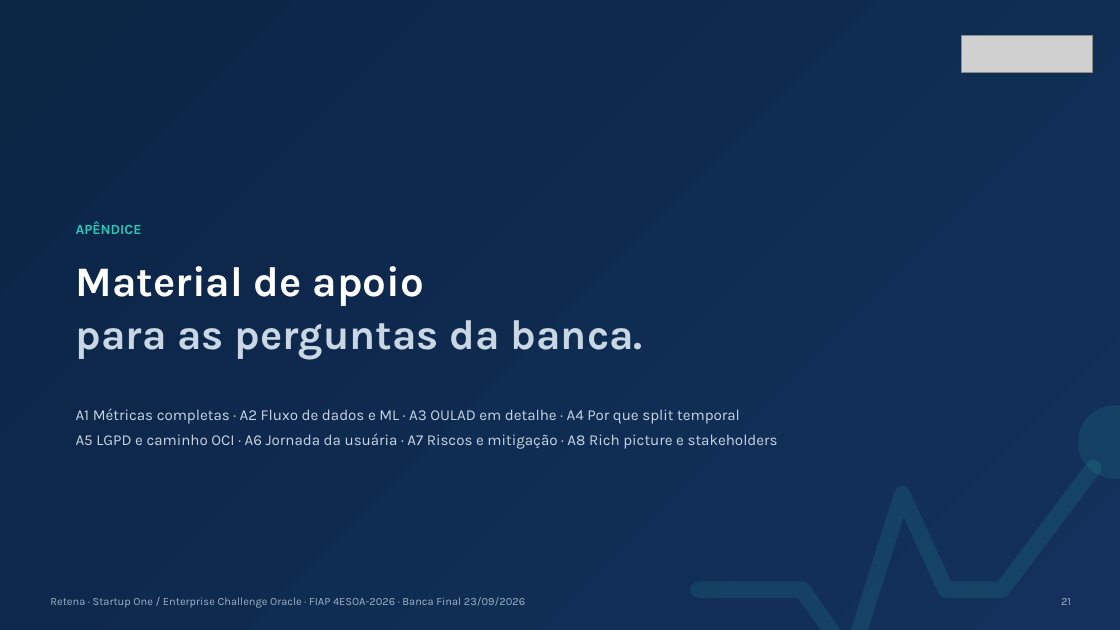
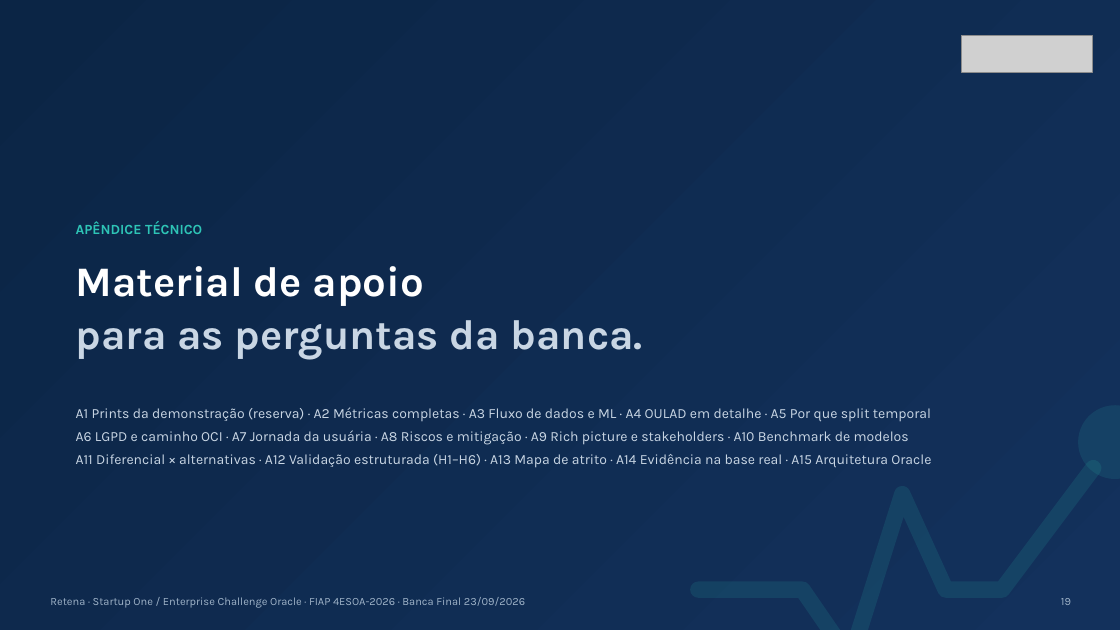
Before and after one commit to LucasHenklain/retena, a slide deck: slide 19 of 09_Kit_Banca_Final/Retena_Banca_Final.pptx (slide 21 before the commit). Drawn at 1120x630 pixels with LibreOffice and Linux fonts; fonts in the diff are those of the drawing; grey boxes stand for pictures. Boxes give left, top, right and bottom in pixels: in the first picture for what was removed or moved away, otherwise in the second. Text is boxed around its words. In the diff, an @@ line names an element or a change of style, - is before the commit and + after.

```diff
--- a/09_Kit_Banca_Final/Retena_Banca_Final.pptx
+++ b/09_Kit_Banca_Final/Retena_Banca_Final.pptx
@@ text at [76,221,202,234]: text changed @@
-APÊNDICE
+APÊNDICE TÉCNICO
@@ text at [76,407,931,468]: text changed; size 13 to 12 pt @@
-A1 Métricas completas · A2 Fluxo de dados e ML · A3 OULAD em detalhe · A4 Por que split temporal
-A5 LGPD e caminho OCI · A6 Jornada da usuária · A7 Riscos e mitigação · A8 Rich picture e stakeholders
+A1 Prints da demonstração (reserva) · A2 Métricas completas · A3 Fluxo de dados e ML · A4 OULAD em detalhe · A5 Por que split temporal
+A6 LGPD e caminho OCI · A7 Jornada da usuária · A8 Riscos e mitigação · A9 Rich picture e stakeholders · A10 Benchmark de modelos
+A11 Diferencial × alternativas · A12 Validação estruturada (H1–H6) · A13 Mapa de atrito · A14 Evidência na base real · A15 Arquitetura Oracle
@@ text at [1061,598,1071,605]: text changed @@
-21
+19
```
Also in this commit, not shown: 26 other slides changed, 7 slides added, 2 slides removed, 19 other files.
